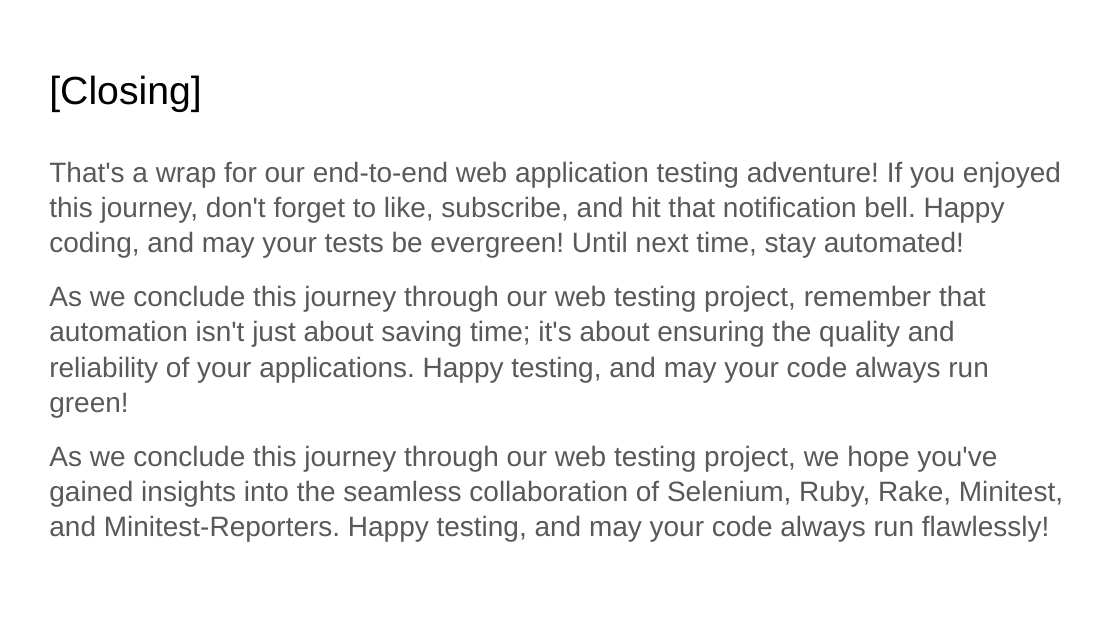
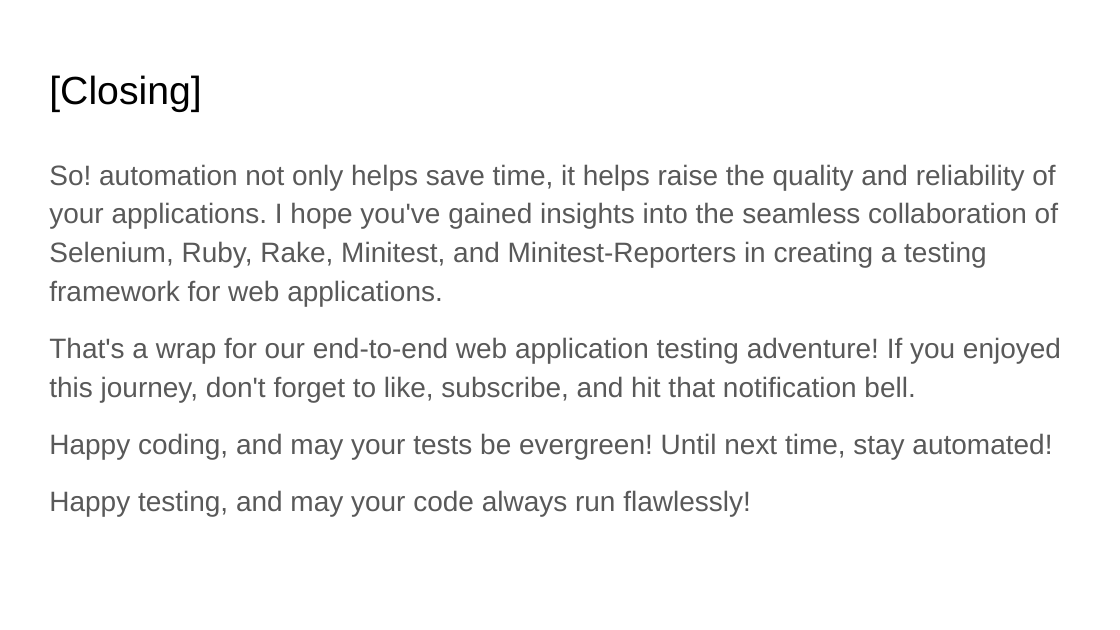
Before and after one commit to fawadmalik/end2EndAutomationWithRubyAndMinitestReport, a slide deck: slide 10 of docs/Web App Testing Automation.pptx (slide 14 before the commit). Drawn at 1120x630 pixels with LibreOffice and Linux fonts; fonts in the diff are those of the drawing. Boxes give left, top, right and bottom in pixels: in the first picture for what was removed or moved away, otherwise in the second. Text is boxed around its words. In the diff, an @@ line names an element or a change of style, - is before the commit and + after.

```diff
--- a/docs/Web App Testing Automation.pptx
+++ b/docs/Web App Testing Automation.pptx
@@ text at (49,164,1061,516): text changed @@
-That's a wrap for our end-to-end web application testing adventure! If you enjoyed this journey, don't forget to like, subscribe, and hit that notification bell. Happy coding, and may your tests be evergreen! Until next time, stay automated!
-As we conclude this journey through our web testing project, remember that automation isn't just about saving time; it's about ensuring the quality and reliability of your applications. Happy testing, and may your code always run green!
-As we conclude this journey through our web testing project, we hope you've gained insights into the seamless collaboration of Selenium, Ruby, Rake, Minitest, and Minitest-Reporters. Happy testing, and may your code always run flawlessly!
+So! automation not only helps save time, it helps raise the quality and reliability of your applications. I hope you've gained insights into the seamless collaboration of Selenium, Ruby, Rake, Minitest, and Minitest-Reporters in creating a testing framework for web applications.
+That's a wrap for our end-to-end web application testing adventure! If you enjoyed this journey, don't forget to like, subscribe, and hit that notification bell.
+Happy coding, and may your tests be evergreen! Until next time, stay automated!
+Happy testing, and may your code always run flawlessly!
```
Also in this commit, not shown: 5 other slides changed, 3 slides added, 7 slides removed, 1 other file.
